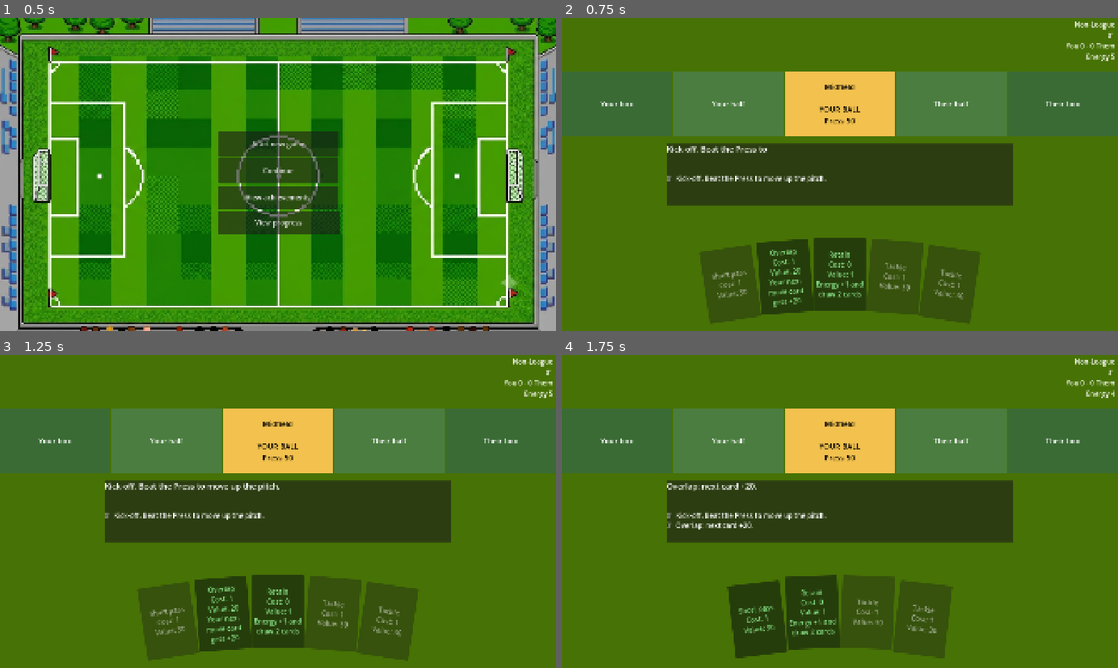
Above: before the commit, frames 1-4 (two rows, left to right).
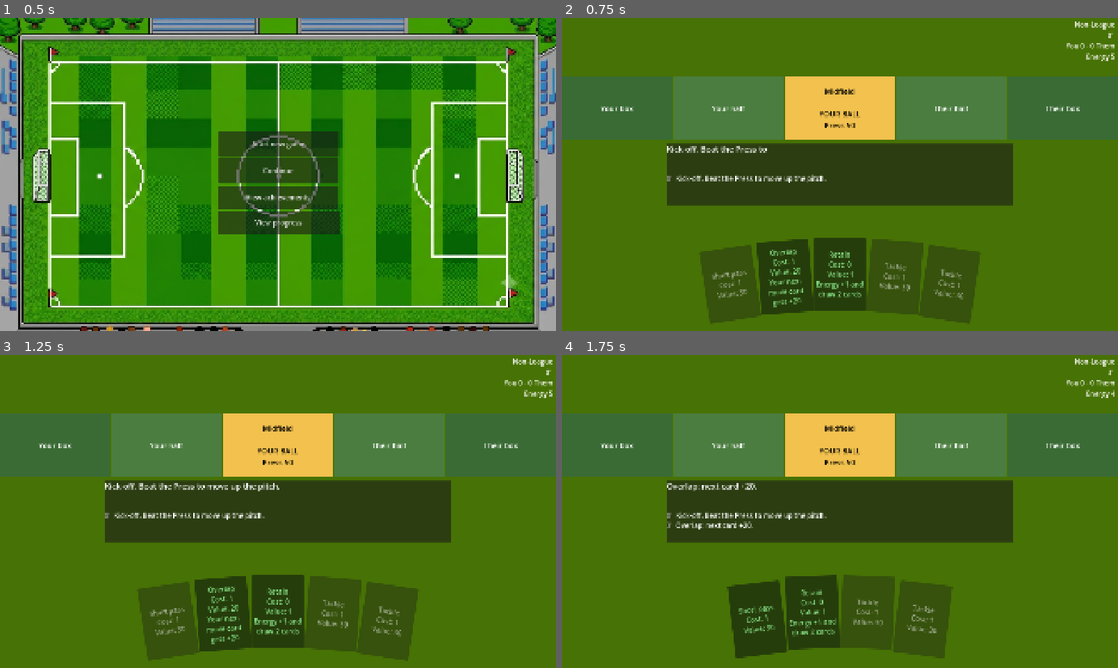
Above: after the commit, the same moments.

Repository: pauleverton/card-collection-test
Game: Godot game, scene res://Scenes/main_menu.tscn
Same seed, same stepped clock (60 frames per second), same inputs: the game is played once before the commit and once after it.
Inputs:
- Up to frame 1 (0.5 s): no input
- Up to frame 2 (0.75 s): click "Start new game" at 0.5 s
- Up to frame 3 (1.25 s): no input
- Up to frame 4 (1.75 s): click "Overlap Cost: 1 Value: 20 You…" at 1.25 s

Frame 1 is identical in both runs. In frame 2, 3.5% of the frame differs, in the area x 0-100%, y 17-39%; in frame 3, 3.5%; in frame 4, 3.5%.

Commit message:
Added in coach cards

Diff:
--- /dev/null
+++ b/Resources/coaches/assistant_manager.tres
@@ -0,0 +1,12 @@
+[gd_resource type="Resource" script_class="CoachCard" format=3 uid="uid://d1vghvfwqylid"]
+
+[ext_resource type="Script" uid="uid://sjnhfn1ce2g3" path="res://Scripts/coach_card.gd" id="1_jlv8k"]
+
+[resource]
+script = ExtResource("1_jlv8k")
+retriggers = 2
+display_name = "Assistant Manager"
+description = "Retriggers all attacking cards"
+rarity = "rare"
+boosts_type = "attacking"
+metadata/_custom_type_script = "uid://sjnhfn1ce2g3"
--- /dev/null
+++ b/Resources/coaches/attacking_coach.tres
@@ -0,0 +1,11 @@
+[gd_resource type="Resource" script_class="CoachCard" format=3 uid="uid://cgys3psjcuhmp"]
+
+[ext_resource type="Script" uid="uid://sjnhfn1ce2g3" path="res://Scripts/coach_card.gd" id="1_yit2d"]
+
+[resource]
+script = ExtResource("1_yit2d")
+when = "on_goal"
+coins = 100
+display_name = "Attacking coach"
+description = "+100 coins per goal"
+metadata/_custom_type_script = "uid://sjnhfn1ce2g3"
--- a/Scenes/match_screen.tscn
+++ b/Scenes/match_screen.tscn
@@ -44,8 +44,8 @@
 layout_mode = 1
 anchors_preset = 10
 anchor_right = 1.0
-offset_top = 186.0
-offset_bottom = 186.0
+offset_top = 202.0
+offset_bottom = 202.0
 grow_horizontal = 2
 script = ExtResource("3_8am4k")
 
--- /dev/null
+++ b/Scripts/coach_card.gd
@@ -0,0 +1,27 @@
+@tool
+class_name CoachCard
+extends StaffCard
+## Coaches decide how often things happen: effects at moments in the match,
+## and retriggers for a whole category (cards AND other coaches' effects).
+## Retriggers never retrigger each other: they just add up.
+
+## What kind of effect THIS coach's own effect is (so a retrigger coach can repeat it).
+@export var category: String = "attacking"
+@export_enum("none", "on_goal") var when: String = "none"
+@export var coins: int = 0
+## Extra triggers for everything matching boosts_type / boosts_tags.
+@export var retriggers: int = 0
+
+func affects(card: ActionCard) -> bool:
+	return retriggers > 0 and applies_to(card)
+
+func effect_label() -> String:
+	if retriggers == 0:
+		return ""
+	return "Again!" if retriggers == 1 else "Again ×%d" % retriggers
+
+func _validate_property(property: Dictionary) -> void:
+	super._validate_property(property)          ## keep the base dropdowns
+	if property.name == "category":
+		property.hint = PROPERTY_HINT_ENUM
+		property.hint_string = ",".join(CardTags.TYPES)
--- a/Scripts/match_rules.gd
+++ b/Scripts/match_rules.gd
@@ -64,6 +64,7 @@
 var quality := 0
 var goals := 0
 var conceded := 0
+var bonus_coins:=0
 var _press_pile: Array = []
 var _attack_pile: Array = []
 var _their_chance_pile: Array = []
@@ -82,6 +83,7 @@
 	energy = START_ENERGY
 	next_bonus = 0
 	quality = 0
+	bonus_coins=0
 	_flip_press()
 	minute = 0
 	match_over = false
@@ -117,9 +119,9 @@
 	return _odds_to_beat(quality, _our_keeper_pile, OUR_KEEPER_DECK)
 
 func power_of(card: ActionCard) -> int:
-	var value := card.base_value * RunState.squad_multiplier(card, "card")
-	var total := (value + next_bonus + RunState.squad_bonus(card)) * RunState.squad_multiplier(card, "total")
-	return roundi(total)
+	var triggers := 1 + RunState.retriggers_for_card(card)
+	var flat := card.base_value + next_bonus + RunState.squad_bonus(card) * triggers
+	return roundi(flat * pow(RunState.squad_multiplier(card), triggers))
 
 ## Can this card be played in the current possession?
 func is_right_phase(card: ActionCard) -> bool:
@@ -324,6 +326,7 @@
 	if quality > save:
 		goals += 1
 		events.append({"type": "goal", "goals": goals})
+		fire_coaches("on_goal",events)
 		zone = 2
 		_start_their_possession()
 	elif quality == save:
@@ -490,7 +493,16 @@
 		coins += COINS_DRAW
 	else:
 		coins += COINS_LOSS
+	coins += bonus_coins
 	return coins
+
+## Fire every coach whose effect happens at this moment, plus any retriggers of it.
+func fire_coaches(when: String, events: Array) -> void:
+	for c in RunState.coaches_for(when):
+		var times := 1 + RunState.retriggers_for_type(c.category)
+		bonus_coins += c.coins * times
+		events.append({"type": "coach", "name": c.display_name,
+				"coins": c.coins * times, "times": times})
 
 
 # ---------- Debug only ----------
@@ -502,6 +514,7 @@
 	zone = 2
 	_start_their_possession()
 	_tick_clock(events)
+	fire_coaches("on_goal",events)
 	return events
 
 func debug_concede() -> Array:
--- a/Scripts/match_screen.gd
+++ b/Scripts/match_screen.gd
@@ -46,13 +46,24 @@
 	if events[0]["type"] in ["not_now", "no_energy", "wrong_side"]:
 		_say(describe(events), false)
 		return
-	## Squad players who boost this card react one after another.
 	var delay := 0.0
+	## Players react once per trigger; a coach shouts "Again!" between rounds.
+	var triggers := 1 + RunState.retriggers_for_card(card)
+	var again_uis := []
 	for ui in squad_bar.get_children():
-		if ui.player.affects(card):
-			ui.react(ui.player.effect_label(), delay)
-			delay += 0.25
+		if ui.player is CoachCard and ui.player.applies_to(card):
+			for i in ui.player.retriggers:
+				again_uis.append(ui)
+	for t in triggers:
+		for ui in squad_bar.get_children():
+			if ui.player is PlayerCard and ui.player.affects(card):
+				ui.react(ui.player.effect_label(), delay)
+				delay += 0.25
+		if t < triggers - 1:
+			again_uis[t].react("Again!", delay)
+			delay += 0.35
 	_after_action(events)
+
 
 func _on_shoot() -> void:
 	_after_action(pitch.take_shot())
@@ -227,6 +238,9 @@
 				lines.append("%s can't be played right now." % e["card"])
 			"lumped":
 				lines.append("Lumped it clear! They restart from %s." % e["zone"])
+			"coach":
+				var again := "" if e["times"] == 1 else " (×%d)" % e["times"]
+				lines.append("%s: +%d coins%s" % [e["name"], e["coins"], again])
 	return "\n".join(lines)
 
 ## Show a message: the last line as the big headline, every line added to the log with the minute.
--- a/Scripts/player_card.gd
+++ b/Scripts/player_card.gd
@@ -1,34 +1,18 @@
 @tool
 class_name PlayerCard
-extends Resource
+extends StaffCard
+## Players change the numbers: all the +bonuses first, then all the ×multipliers.
 
-@export var display_name: String = ""
-@export_multiline var description: String = ""
-@export_enum("common","uncommon","rare","special") var rarity: String = "common"
-@export var boosts_type: String = "any"
-@export var boosts_tags: String = "any"
 @export var bonus: int = 0
 @export var multiplier: float = 1.0
-## "card" = multiplies only the card's own value; "total" = multiplies everything, bonuses included.
-@export_enum("card", "total") var multiplies: String = "total"
 
-## Does this player care about this card at all? (type and tag filters)
-func applies_to(card: ActionCard) -> bool:
-	if boosts_type != "any" and card.card_type != boosts_type:
-		return false
-	if boosts_tags != "any" and card.tag != boosts_tags:
-		return false
-	return true
-
-## How much this player adds to a given card.
 func bonus_for(card: ActionCard) -> int:
 	return bonus if applies_to(card) else 0
 
-## True if this player changes this card in any way (bonus or multiplier).
 func affects(card: ActionCard) -> bool:
 	return applies_to(card) and (bonus != 0 or multiplier != 1.0)
 
-## Short text for the reaction pop-up, e.g. "+10", "×2" or "+10 ×1.5".
+## e.g. "+10", "×2" or "+10 ×1.5"
 func effect_label() -> String:
 	var parts: PackedStringArray = []
 	if bonus != 0:
@@ -36,12 +20,3 @@
 	if multiplier != 1.0:
 		parts.append("×" + String.num(multiplier))
 	return " ".join(parts)
-
-## Dropdowns built from the same lists as the cards, plus "any".
-func _validate_property(property: Dictionary) -> void:
-	if property.name == "boosts_tags":
-		property.hint = PROPERTY_HINT_ENUM
-		property.hint_string = ",".join(["any"] + CardTags.TAGS)
-	elif property.name == "boosts_type":
-		property.hint = PROPERTY_HINT_ENUM
-		property.hint_string = ",".join(["any"] + CardTags.TYPES)
--- a/Scripts/player_card_view.gd
+++ b/Scripts/player_card_view.gd
@@ -1,19 +1,18 @@
 extends Button
 
-signal player_clicked(player: PlayerCard)
+signal player_clicked(player: StaffCard)
 
-var player: PlayerCard
+var player: StaffCard
 
 func _ready() -> void:
 	custom_minimum_size = Vector2(210, 90)
 	autowrap_mode = TextServer.AUTOWRAP_WORD_SMART
 	pressed.connect(func(): player_clicked.emit(player))
 
-func setup(data: PlayerCard) -> void:
+func setup(data: StaffCard) -> void:
 	player = data
 	text = "%s\n%s" % [data.display_name, data.description]
-	modulate = Color(1.3, 1.15, 0.8)   # a gold tint, so players never look like action cards
-
+	modulate = Color(0.8, 1.0, 1.3) if data is CoachCard else Color(1.3, 1.15, 0.8)
 
 ## Pop + wiggle, then float the bonus number. `delay` lets several players go in turn.
 func react(label_text: String, delay: float) -> void:
--- a/Scripts/run_state.gd
+++ b/Scripts/run_state.gd
@@ -35,20 +35,34 @@
 const REWARD_CHOICES := 3
 
 const PLAYER_POOL:= [
-	"res://Resources/Players/the_wall.tres",
-	"res://Resources/Players/twinkle_toes.tres",
-	"res://Resources/Players/test_mult.tres"]
+	"res://Resources/players/the_wall.tres",
+	"res://Resources/players/twinkle_toes.tres",
+	"res://Resources/players/test_mult.tres"]
+
+const COACH_POOL:= [
+	"res://Resources/coaches/attacking_coach.tres",
+	"res://Resources/coaches/assistant_manager.tres"]
 
 var deck: Array = []
 var matches_played := 0
-var squad: Array = []
-const MAX_SQUAD := 5
+var squad: Array = []          ## players AND coaches
+const MAX_PLAYERS := 5
+const MAX_COACHES := 2
+
+func players() -> Array:
+	return squad.filter(func(s): return s is PlayerCard)
+
+func coaches() -> Array:
+	return squad.filter(func(s): return s is CoachCard)
+
+## Is there room for this one? (players and coaches have separate limits)
+func squad_full_for(staff: StaffCard) -> bool:
+	if staff is CoachCard:
+		return coaches().size() >= MAX_COACHES
+	return players().size() >= MAX_PLAYERS
 
 func _ready() -> void:
 	new_run()
-
-func squad_full() -> bool:
-	return squad.size() >= MAX_SQUAD
 
 func new_run() -> void:
 	deck.clear()
@@ -66,18 +80,18 @@
 		options.append(load(path))
 	return options
 
-## Up to `count` random players you don't already own.
-func players_for_sale(count: int = 1) -> Array:
-	var pool := PLAYER_POOL.duplicate()
+## Up to `count` random players/coaches you don't already own.
+func staff_for_sale(count: int = 1) -> Array:
+	var pool: Array = PLAYER_POOL + COACH_POOL
 	pool.shuffle()
 	var options := []
 	for path in pool:
-		var player: PlayerCard = load(path)
-		if player in squad:
-			continue                 ## already owned: skip
-		options.append(player)
+		var staff: StaffCard = load(path)
+		if staff in squad:
+			continue
+		options.append(staff)
 		if options.size() == count:
-			break                    ## got enough
+			break
 	return options
 
 func add_card(card: ActionCard) -> void:
@@ -86,32 +100,52 @@
 func remove_card(card: ActionCard) -> void:
 	deck.erase(card)
 
-func add_player(player: PlayerCard) -> void:
-	squad.append(player)
+func add_player(staff: StaffCard) -> void:
+	squad.append(staff)
 
-func remove_player(player: PlayerCard) -> void:
-	squad.erase(player)
+func remove_player(staff: StaffCard) -> void:
+	squad.erase(staff)
 
 func squad_bonus(card: ActionCard) -> int:
 	var total := 0
-	for player in squad:
-		total += player.bonus_for(card)
+	for p in players():
+		total += p.bonus_for(card)
 	return total
 
-## All matching multipliers for this card, multiplied together. scope is "card" or "total".
-func squad_multiplier(card: ActionCard, scope: String) -> float:
+## All matching player multipliers, multiplied together.
+func squad_multiplier(card: ActionCard) -> float:
 	var total := 1.0
-	for p in squad:
-		if p.applies_to(card) and p.multiplies == scope:
+	for p in players():
+		if p.applies_to(card):
 			total *= p.multiplier
 	return total
 
-## Names of the players who boost this card (for showing it on screen).
+## Extra triggers a played card gets from coaches.
+func retriggers_for_card(card: ActionCard) -> int:
+	var total := 0
+	for c in coaches():
+		if c.applies_to(card):
+			total += c.retriggers
+	return total
+
+## Extra triggers a coach EFFECT of this category gets (only coaches without a tag filter count).
+func retriggers_for_type(type: String) -> int:
+	var total := 0
+	for c in coaches():
+		if c.boosts_tags == "any" and c.applies_to_type(type):
+			total += c.retriggers
+	return total
+
+## Coaches whose effect fires at this moment ("on_goal", …).
+func coaches_for(when: String) -> Array:
+	return coaches().filter(func(c): return c.when == when)
+
+## Names of everyone who boosts this card (for the commentary).
 func squad_helpers(card: ActionCard) -> PackedStringArray:
 	var names: PackedStringArray = []
-	for p in squad:
-		if p.affects(card):
-			names.append(p.display_name)
+	for s in squad:
+		if s.affects(card):
+			names.append(s.display_name)
 	return names
 
 ## Swap ONE deck slot for its hand-made upgraded version.
--- a/Scripts/shop_screen.gd
+++ b/Scripts/shop_screen.gd
@@ -26,7 +26,7 @@
 		ui.text += "\n\n%d coins" % price_of(card)
 		ui.card_clicked.connect(_buy_card.bind(ui))
 		for_sale.add_child(ui)
-	for player in RunState.players_for_sale(3):
+	for player in RunState.staff_for_sale(3):
 		var ui = PLAYER_UI.instantiate()
 		ui.setup(player)
 		ui.text+="\n\n%d coins" % price_of_player(player)
@@ -43,7 +43,7 @@
 func price_of(card: ActionCard) -> int:
 	return PRICE.get(card.card_rarity, 50)
 
-func price_of_player(card:PlayerCard)->int:
+func price_of_player(card:StaffCard)->int:
 	return PLAYER_PRICE.get(card.rarity,150)
 
 func _buy_card(card: ActionCard, ui: Button) -> void:
@@ -56,9 +56,9 @@
 	ui.queue_free()          ## sold: remove it from the shelf
 	_update_header_label()
 
-func _buy_player(player: PlayerCard, ui: Button) -> void:
+func _buy_player(player: StaffCard, ui: Button) -> void:
 	var cost := price_of_player(player)
-	if RunState.squad_full():
+	if RunState.squad_full_for(player):
 		coins_label.text = "Squad full: sell a player first"
 		return
 	if not CoinState.can_afford(cost):
@@ -134,7 +134,7 @@
 		ui.player_clicked.connect(_sell_player)    ## 5. click = sell
 		squad_view.add_child(ui)
 
-func _sell_player(player: PlayerCard) -> void:
+func _sell_player(player: StaffCard) -> void:
 	CoinState.add_coins(price_of_player(player) / 2)
 	RunState.remove_player(player)
 	_show_squad()
--- /dev/null
+++ b/Scripts/staff_card.gd
@@ -0,0 +1,37 @@
+@tool
+class_name StaffCard
+extends Resource
+## Everything players and coaches have in common.
+
+@export var display_name: String = ""
+@export_multiline var description: String = ""
+@export_enum("common","uncommon","rare","special") var rarity: String = "common"
+## Which cards (and, for coaches, which coach effects) this one cares about.
+@export var boosts_type: String = "any"
+@export var boosts_tags: String = "any"
+
+## Does this match a card/effect type? ("attacking", "defending", …)
+func applies_to_type(type: String) -> bool:
+	return boosts_type == "any" or boosts_type == type
+
+## Does this care about this card at all? (type and tag filters)
+func applies_to(card: ActionCard) -> bool:
+	if not applies_to_type(card.card_type):
+		return false
+	return boosts_tags == "any" or card.tag == boosts_tags
+
+## Overridden by PlayerCard and CoachCard.
+func affects(_card: ActionCard) -> bool:
+	return false
+
+func effect_label() -> String:
+	return ""
+
+## Dropdowns built from the same lists as the cards, plus "any".
+func _validate_property(property: Dictionary) -> void:
+	if property.name == "boosts_tags":
+		property.hint = PROPERTY_HINT_ENUM
+		property.hint_string = ",".join(["any"] + CardTags.TAGS)
+	elif property.name == "boosts_type":
+		property.hint = PROPERTY_HINT_ENUM
+		property.hint_string = ",".join(["any"] + CardTags.TYPES)
Renamed: Resources/Players/test_mult.tres -> Resources/players/test_mult.tres
Renamed: Resources/Players/the_wall.tres -> Resources/players/the_wall.tres
Renamed: Resources/Players/twinkle_toes.tres -> Resources/players/twinkle_toes.tres
Not shown, added: Scripts/coach_card.gd.uid
Not shown, added: Scripts/staff_card.gd.uid
